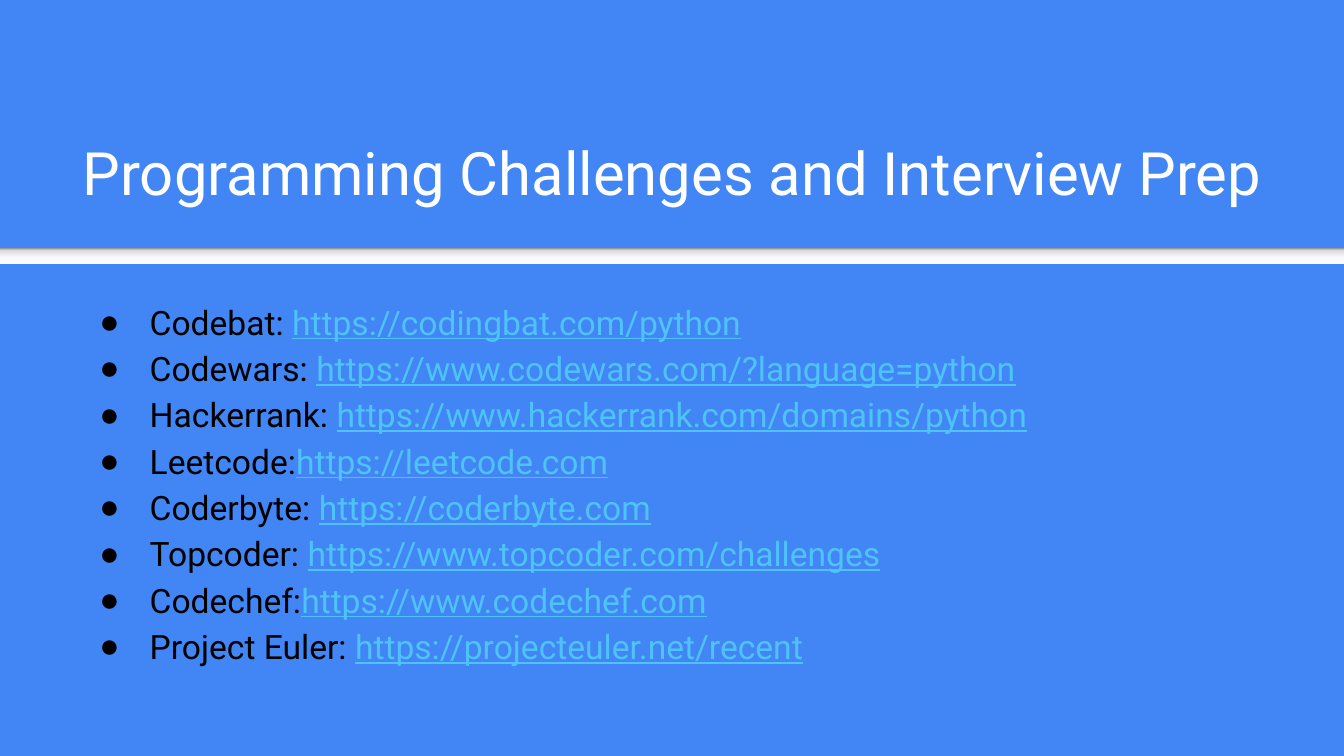
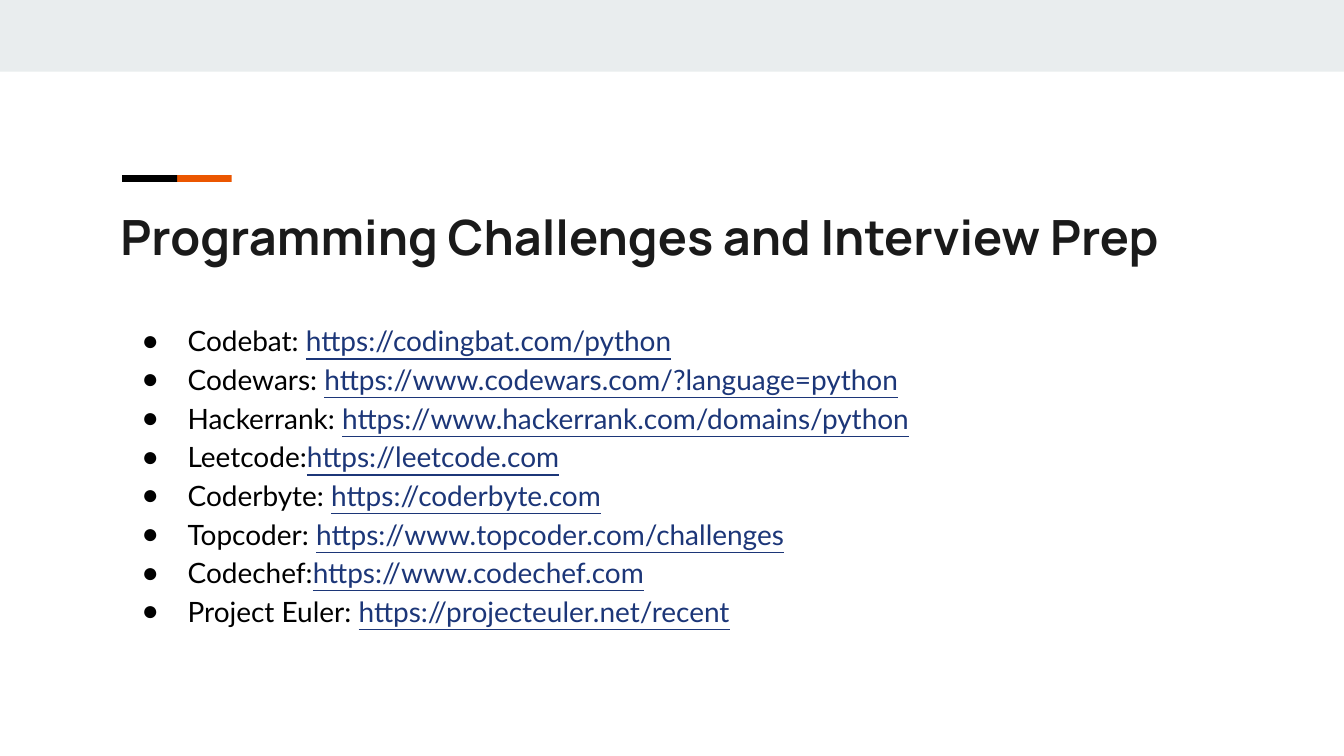
Before and after one commit to gazelle74/python-learning, a slide deck: slide 10 of Learn Python in 45 Minutes Supplement.pptx. Drawn at 1344x756 pixels with LibreOffice and Linux fonts; fonts in the diff are those of the drawing. Boxes give left, top, right and bottom in pixels: in the first picture for what was removed or moved away, otherwise in the second. Text is boxed around its words. In the diff, an @@ line names an element or a change of style, - is before the commit and + after.

```diff
--- a/Learn Python in 45 Minutes Supplement.pptx
+++ b/Learn Python in 45 Minutes Supplement.pptx
@@ background #4285F4 to #FFFFFF @@
@@ rectangle added at [0, 0, 1344, 71], fill #E9EDEE @@
@@ rectangle added at [122, 175, 177, 181], fill #000000 @@
@@ rectangle added at [176, 175, 231, 181], fill #EB5600 @@
@@ text "Programming Challenges and Interview Prep": place and size @@
-text "Programming Challenges and Interview Prep" at [83, 150, 1262, 208]
+text "Programming Challenges and Interview Prep" at [120, 219, 1158, 268]
@@ text "Programming Challenges and Interview Prep" at [120, 219, 1158, 268]: size 32 to 26 pt, font Roboto to Manrope, text colour #FFFFFF to #1A1A1A, bold on; vertical alignment bottom to top @@
@@ rectangle removed at [0, 247, 1344, 263] @@
@@ text "Codebat: https://codingbat.com/python": place and size @@
-text "Codebat: https://codingbat.com/python" at [150, 309, 1027, 666]
+text "Codebat: https://codingbat.com/python" at [188, 330, 909, 627]
@@ text "Codebat: https://codingbat.com/python" at [188, 330, 909, 627]: size 18 to 15 pt, font Roboto to Lato; text colour #4FC3F7 to #1C3678 in "https://codingbat.com/python", "https://www.codewars.com/?language=python", "https://www.hackerrank.com/domains/python", "Leetcode:https://leetcode.com" and 4 more places; indent changed @@
```
Also in this commit, not shown: 13 other slides changed.
